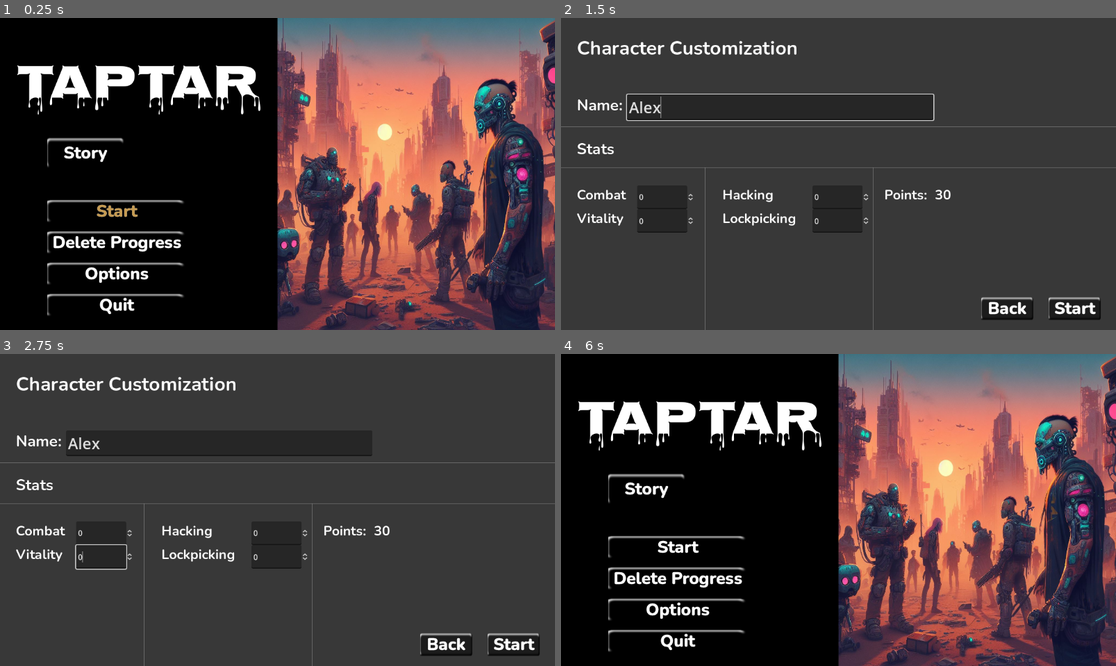
Above: before the commit, frames 1-4 (two rows, left to right).
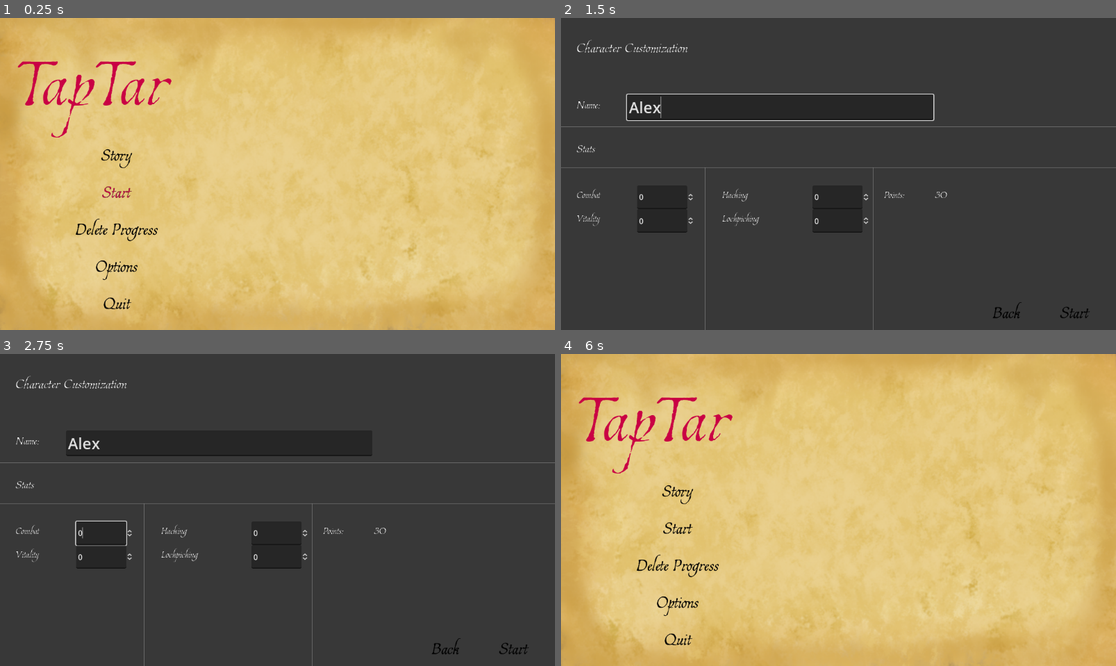
Above: after the commit, the same moments.

Repository: MarkoZlender/TapTar
Game: Godot game, scene res://Levels/Menu.tscn
Same seed, same stepped clock (60 frames per second), same inputs: the game is played once before the commit and once after it.
Inputs (mouse positions are in pixels of both pictures, inside the frame that each line leads up to):
- Up to frame 1 (0.25 s): no input
- Up to frame 2 (1.5 s): click "Start" at 0.5 s; click (777, 108) at 1.27 s; type "Alex" at 1.35 s
- Up to frame 3 (2.75 s): click "Start" at 2 s
- Up to frame 4 (6 s): click "Story" at 2.75 s; click "Story" at 3.5 s; click "Start" at 4.25 s; click "Story" at 5 s; click "Back" at 5.75 s

The runs differ from the first frame. In frame 1, 99% of the frame differs, in the area x 0-100%, y 0-100%; in frame 2, 3.1%; in frame 3, 3.3%; in frame 4, 99%.
Error before the commit: Invalid access to property or key 'volume' on a base object of type 'Nil'. (res://Scripts/Menu.gd:19)
Error after the commit: Invalid access to property or key 'volume' on a base object of type 'Nil'. (res://Scripts/Menu.gd:14)

Commit message:
refactored background and some fonts

Diff:
--- a/Levels/Menu.tscn
+++ b/Levels/Menu.tscn
@@ -1,9 +1,10 @@
-[gd_scene load_steps=6 format=3 uid="uid://dpqr4183sdl0q"]
+[gd_scene load_steps=7 format=3 uid="uid://dpqr4183sdl0q"]
 
 [ext_resource type="Script" path="res://Scripts/Menu.gd" id="1_c8yb5"]
+[ext_resource type="Texture2D" uid="uid://dyb4bavnc75gd" path="res://Resources/Images/oldpaper.png" id="2_5c0pa"]
 [ext_resource type="Theme" uid="uid://loej2f8ojc2n" path="res://Resources/Themes/TapTarTheme.tres" id="2_kpwpd"]
 [ext_resource type="AudioStream" uid="uid://bgaj154falgjg" path="res://Resources/Sound/menu_background_soundtrack.wav" id="4_agvhf"]
-[ext_resource type="FontFile" uid="uid://7fgv25am7ca" path="res://Resources/Fonts/Nosifer-Regular.ttf" id="4_va0g5"]
+[ext_resource type="FontFile" uid="uid://f4wq7tf4xm3d" path="res://Resources/Fonts/Estonia-Regular.ttf" id="4_lg6sq"]
 
 [sub_resource type="Theme" id="Theme_k1rgb"]
 
@@ -17,14 +18,14 @@
 theme = SubResource("Theme_k1rgb")
 script = ExtResource("1_c8yb5")
 
-[node name="BGcolor" type="ColorRect" parent="."]
+[node name="BGTexture" type="TextureRect" parent="."]
 layout_mode = 1
 anchors_preset = 15
 anchor_right = 1.0
 anchor_bottom = 1.0
 grow_horizontal = 2
 grow_vertical = 2
-color = Color(0, 0, 0, 1)
+texture = ExtResource("2_5c0pa")
 
 [node name="BackgroundMenuMusic" type="AudioStreamPlayer" parent="."]
 stream = ExtResource("4_agvhf")
@@ -32,29 +33,18 @@
 autoplay = true
 bus = &"Music"
 
-[node name="Background" type="TextureRect" parent="."]
-layout_mode = 1
-anchors_preset = -1
-anchor_left = 0.5
-anchor_right = 1.0
-anchor_bottom = 1.0
-grow_horizontal = 2
-grow_vertical = 2
-expand_mode = 1
-
 [node name="TitleText" type="RichTextLabel" parent="."]
 layout_mode = 1
 anchors_preset = -1
 anchor_left = 0.029
-anchor_top = 0.085
-anchor_right = 0.496
-anchor_bottom = 0.329
+anchor_right = 0.335
+anchor_bottom = 0.397
 offset_left = -0.408001
-offset_top = -0.0800018
-offset_right = -0.392029
-offset_bottom = -0.192017
-theme_override_fonts/normal_font = ExtResource("4_va0g5")
-theme_override_font_sizes/normal_font_size = 100
+offset_right = 0.0799866
+offset_bottom = -0.256012
+theme_override_colors/default_color = Color(0.788235, 0, 0.266667, 1)
+theme_override_fonts/normal_font = ExtResource("4_lg6sq")
+theme_override_font_sizes/normal_font_size = 200
 text = "TapTar"
 scroll_active = false
 
@@ -62,15 +52,20 @@
 self_modulate = Color(0.501961, 0.501961, 0.501961, 1)
 layout_mode = 2
 anchor_left = 0.085
-anchor_top = 0.582
+anchor_top = 0.389
 anchor_right = 0.335
 anchor_bottom = 0.958
 offset_left = 0.0800018
-offset_top = -0.136017
+offset_top = 124.928
 offset_right = 0.0799866
 offset_bottom = 0.216003
 grow_vertical = 0
 theme_override_constants/separation = 16
+
+[node name="StoryButton" type="Button" parent="Buttons"]
+layout_mode = 2
+theme = ExtResource("2_kpwpd")
+text = "Story"
 
 [node name="StartButton" type="Button" parent="Buttons"]
 layout_mode = 2
@@ -95,22 +90,8 @@
 theme = ExtResource("2_kpwpd")
 text = "Quit"
 
-[node name="StoryButton" type="Button" parent="."]
-layout_mode = 1
-anchors_preset = -1
-anchor_left = 0.085
-anchor_top = 0.383
-anchor_right = 0.225
-anchor_bottom = 0.483
-offset_left = 0.0800018
-offset_top = -0.184006
-offset_right = -0.200012
-offset_bottom = 0.0159912
-theme = ExtResource("2_kpwpd")
-text = "Story"
-
+[connection signal="pressed" from="Buttons/StoryButton" to="." method="_on_story_button_pressed"]
 [connection signal="pressed" from="Buttons/StartButton" to="." method="_on_start_button_pressed"]
 [connection signal="pressed" from="Buttons/Delete Progress" to="." method="_on_delete_progress_pressed"]
 [connection signal="pressed" from="Buttons/OptionsButton" to="." method="_on_options_button_pressed"]
 [connection signal="pressed" from="Buttons/QuitButton" to="." method="_on_quit_button_pressed"]
-[connection signal="pressed" from="StoryButton" to="." method="_on_story_button_pressed"]
--- a/Resources/Themes/TapTarTheme.tres
+++ b/Resources/Themes/TapTarTheme.tres
@@ -1,32 +1,23 @@
-[gd_resource type="Theme" load_steps=9 format=3 uid="uid://loej2f8ojc2n"]
+[gd_resource type="Theme" load_steps=6 format=3 uid="uid://loej2f8ojc2n"]
 
-[ext_resource type="FontFile" uid="uid://c7j4bn3ulr1tq" path="res://Resources/Fonts/Nunito-ExtraBold.ttf" id="1_4e55n"]
-[ext_resource type="Texture2D" uid="uid://lc2unj1apcaq" path="res://Resources/Images/buttons.png" id="2_1kp8g"]
-[ext_resource type="FontFile" uid="uid://ccdc50pfy0l0s" path="res://Resources/Fonts/Nunito-Bold.ttf" id="3_2bu68"]
+[ext_resource type="FontFile" uid="uid://f4wq7tf4xm3d" path="res://Resources/Fonts/Estonia-Regular.ttf" id="1_whsr1"]
 
 [sub_resource type="StyleBoxEmpty" id="StyleBoxEmpty_6i5se"]
 
-[sub_resource type="StyleBoxEmpty" id="StyleBoxEmpty_jcbmx"]
+[sub_resource type="StyleBoxEmpty" id="StyleBoxEmpty_xupvy"]
 
-[sub_resource type="StyleBoxTexture" id="StyleBoxTexture_k4blh"]
-texture = ExtResource("2_1kp8g")
-region_rect = Rect2(-2.72995, 63.6062, 257.496, 62.8372)
-
-[sub_resource type="StyleBoxTexture" id="StyleBoxTexture_1onag"]
-texture = ExtResource("2_1kp8g")
-texture_margin_left = 1.0
-region_rect = Rect2(6, 0.5, 250, 63)
+[sub_resource type="StyleBoxEmpty" id="StyleBoxEmpty_dpru4"]
 
 [sub_resource type="StyleBoxEmpty" id="StyleBoxEmpty_xud44"]
 
 [resource]
-Button/colors/font_color = Color(1, 1, 1, 1)
-Button/colors/font_disabled_color = Color(1, 1, 1, 1)
-Button/colors/font_focus_color = Color(0.780392, 0.607843, 0.313726, 1)
-Button/colors/font_hover_color = Color(0.780392, 0.607843, 0.313726, 1)
-Button/colors/font_hover_pressed_color = Color(1, 1, 1, 1)
-Button/colors/font_outline_color = Color(1, 1, 1, 1)
-Button/colors/font_pressed_color = Color(1, 1, 1, 1)
+Button/colors/font_color = Color(0, 0, 0, 1)
+Button/colors/font_disabled_color = Color(0, 0, 0, 1)
+Button/colors/font_focus_color = Color(0.788235, 0, 0.266667, 1)
+Button/colors/font_hover_color = Color(0.788235, 0, 0.266667, 1)
+Button/colors/font_hover_pressed_color = Color(0, 0, 0, 1)
+Button/colors/font_outline_color = Color(0, 0, 0, 1)
+Button/colors/font_pressed_color = Color(0, 0, 0, 1)
 Button/colors/icon_disabled_color = Color(1, 1, 1, 1)
 Button/colors/icon_focus_color = Color(1, 1, 1, 1)
 Button/colors/icon_hover_color = Color(1, 1, 1, 1)
@@ -36,12 +27,12 @@
 Button/constants/h_separation = 0
 Button/constants/icon_max_width = 0
 Button/constants/outline_size = 1
-Button/font_sizes/font_size = 35
-Button/fonts/font = ExtResource("1_4e55n")
+Button/font_sizes/font_size = 48
+Button/fonts/font = ExtResource("1_whsr1")
 Button/styles/disabled = SubResource("StyleBoxEmpty_6i5se")
-Button/styles/focus = SubResource("StyleBoxEmpty_jcbmx")
-Button/styles/hover = SubResource("StyleBoxTexture_k4blh")
-Button/styles/normal = SubResource("StyleBoxTexture_1onag")
+Button/styles/focus = SubResource("StyleBoxEmpty_xupvy")
+Button/styles/hover = SubResource("StyleBoxEmpty_xupvy")
+Button/styles/normal = SubResource("StyleBoxEmpty_dpru4")
 Button/styles/pressed = SubResource("StyleBoxEmpty_xud44")
 Label/colors/font_color = Color(1, 1, 1, 1)
 Label/colors/font_outline_color = Color(0, 0, 0, 1)
@@ -52,5 +43,5 @@
 Label/constants/shadow_offset_y = 0
 Label/constants/shadow_outline_size = 0
 Label/font_sizes/font_size = 40
-Label/fonts/font = ExtResource("3_2bu68")
+Label/fonts/font = ExtResource("1_whsr1")
 Label/styles/normal = null
--- a/Scripts/Menu.gd
+++ b/Scripts/Menu.gd
@@ -8,11 +8,6 @@
 
 # Called when the node enters the scene tree for the first time.
 func _ready():
-	# array with background images
-	var backgrounds = ["res://Resources/Images/bg1.jpg", "res://Resources/Images/bg2.jpg", "res://Resources/Images/bg3.jpg", "res://Resources/Images/bg4.jpg", "res://Resources/Images/bg5.jpg"]
-	# loading a random image from array
-	randomize() # better randomization
-	$Background.texture = load(backgrounds[randi()%4+0])
 	$Buttons/StartButton.grab_focus()
 	# load saved options
 	_save = SaveOptions.load_options() as SaveOptions
Binary file added: Resources/Fonts/Estonia-Regular.ttf
Not shown, changed: Resources/Fonts/Estonia-Regular.ttf.import
Binary file removed: Resources/Fonts/Nunito-Italic-VariableFont_wght.ttf
Not shown, removed: Resources/Fonts/Nunito-Italic-VariableFont_wght.ttf.import
Binary file removed: Resources/Fonts/Nunito-VariableFont_wght.ttf
Binary file removed: Resources/Fonts/PixelifySans-VariableFont_wght.ttf
Not shown, removed: Resources/Fonts/PixelifySans-VariableFont_wght.ttf.import
Binary file added: Resources/Images/oldpaper.png
Not shown, added: Resources/Images/oldpaper.png.import
